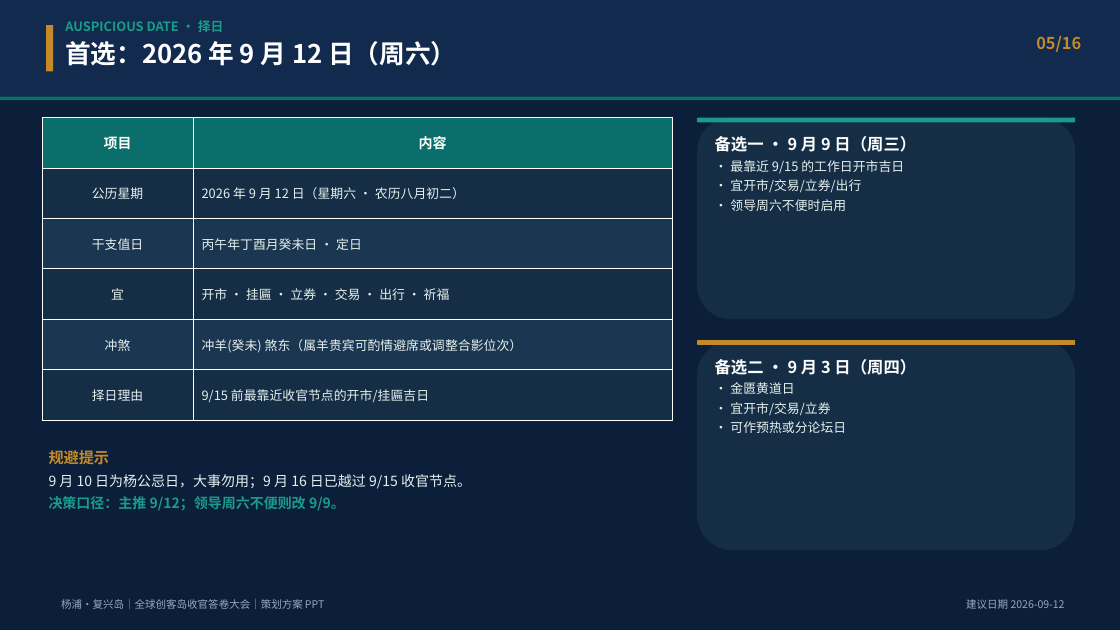
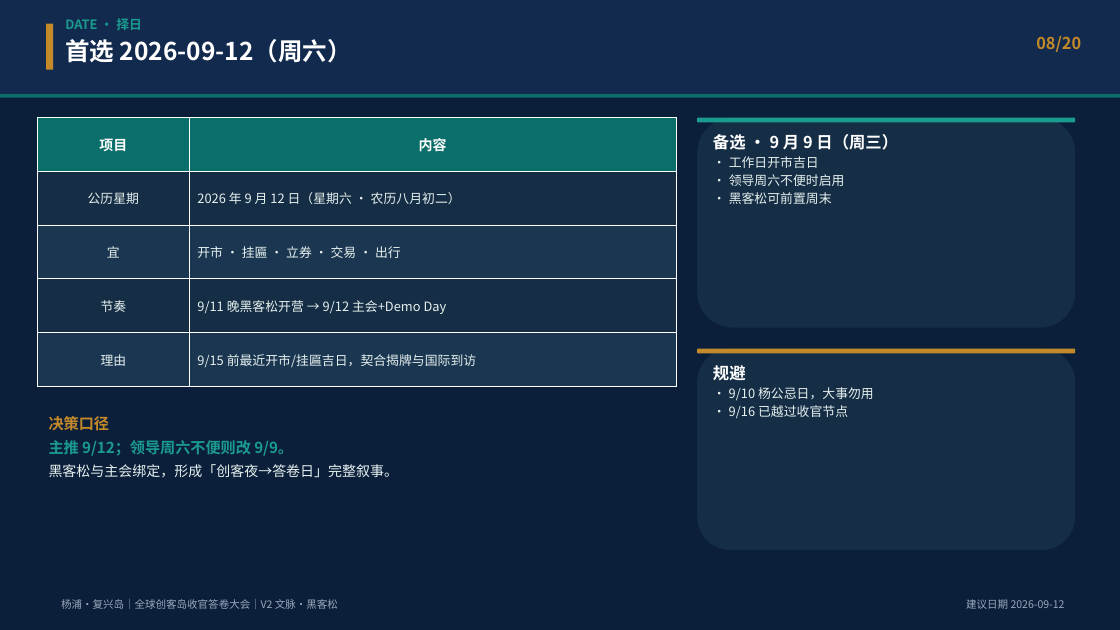
Before and after one commit to hujigang2010-maker/AIDEN, a slide deck: slide 8 of deliverables/复兴岛_全球创客岛_科创出海与具身智能国际大会_策划方案.pptx (slide 5 before the commit). Drawn at 1120x630 pixels with LibreOffice and Linux fonts; fonts in the diff are those of the drawing. Boxes give left, top, right and bottom in pixels: in the first picture for what was removed or moved away, otherwise in the second. Text is boxed around its words. In the diff, an @@ line names an element or a change of style, - is before the commit and + after.

```diff
--- a/deliverables/复兴岛_全球创客岛_科创出海与具身智能国际大会_策划方案.pptx
+++ b/deliverables/复兴岛_全球创客岛_科创出海与具身智能国际大会_策划方案.pptx
@@ text at box(65, 18, 352, 63): text changed; size 11 to 21 pt; text colour #1A9B8E to #FFFFFF @@
-AUSPICIOUS DATE · 择日
-首选：2026 年 9 月 12 日（周六）
+DATE · 择日
+首选 2026-09-12（周六）
@@ text at box(1036, 36, 1081, 52): text changed @@
-05/16
+08/20
@@ table at box(38, 118, 676, 386) @@
-row 3: 干支值日 | 丙午年丁酉月癸未日 · 定日
-row 4: 宜 | 开市 · 挂匾 · 立券 · 交易 · 出行 · 祈福
-row 5: 冲煞 | 冲羊(癸未) 煞东（属羊贵宾可酌情避席或调整合影位次）
-row 6: 择日理由 | 9/15 前最靠近收官节点的开市/挂匾吉日
+row 3: 宜 | 开市 · 挂匾 · 立券 · 交易 · 出行
+row 4: 节奏 | 9/11 晚黑客松开营 → 9/12 主会+Demo Day
+row 5: 理由 | 9/15 前最近开市/挂匾吉日，契合揭牌与国际到访
@@ table: place and size @@
-table at box(42, 118, 672, 420)
+table at box(38, 118, 676, 386)
@@ rounded rectangle: place and size @@
-rounded rectangle at box(697, 118, 1075, 319)
+rounded rectangle at box(697, 118, 1075, 328)
@@ text at box(713, 134, 898, 168): text changed; size 11 to 14 pt; text colour #E6F0EE to #FFFFFF; bold on @@
-备选一 · 9 月 9 日（周三）
-· 最靠近 9/15 的工作日开市吉日
-· 宜开市/交易/立券/出行
+备选 · 9 月 9 日（周三）
+· 工作日开市吉日
@@ text at box(729, 174, 845, 186): line spacing 1.05 to 1.02; less space between paragraphs @@
@@ text at box(729, 192, 832, 204): paragraph added @@
+· 黑客松可前置周末
@@ rounded rectangle: place and size @@
-rounded rectangle at box(697, 340, 1075, 550)
+rounded rectangle at box(697, 349, 1075, 550)
@@ rounded rectangle: place and size @@
-rounded rectangle at box(697, 340, 1075, 345)
+rounded rectangle at box(697, 349, 1075, 354)
@@ text at box(713, 365, 874, 419): text changed @@
-备选二 · 9 月 3 日（周四）
-· 金匮黄道日
-· 宜开市/交易/立券
-· 可作预热或分论坛日
+规避
+· 9/10 杨公忌日，大事勿用
+· 9/16 已越过收官节点
@@ text at box(49, 416, 399, 478): text changed @@
-规避提示
-9 月 10 日为杨公忌日，大事勿用；9 月 16 日已越过 9/15 收官节点。
-决策口径：主推 9/12；领导周六不便则改 9/9。
+决策口径
+主推 9/12；领导周六不便则改 9/9。
+黑客松与主会绑定，形成「创客夜→答卷日」完整叙事。
@@ text at box(61, 599, 338, 609): text changed @@
-杨浦·复兴岛｜全球创客岛收官答卷大会｜策划方案 PPT
+杨浦·复兴岛｜全球创客岛收官答卷大会｜V2 文脉·黑客松
```
Also in this commit, not shown: 11 other slides changed, 8 slides added, 4 slides removed, 7 other files.
